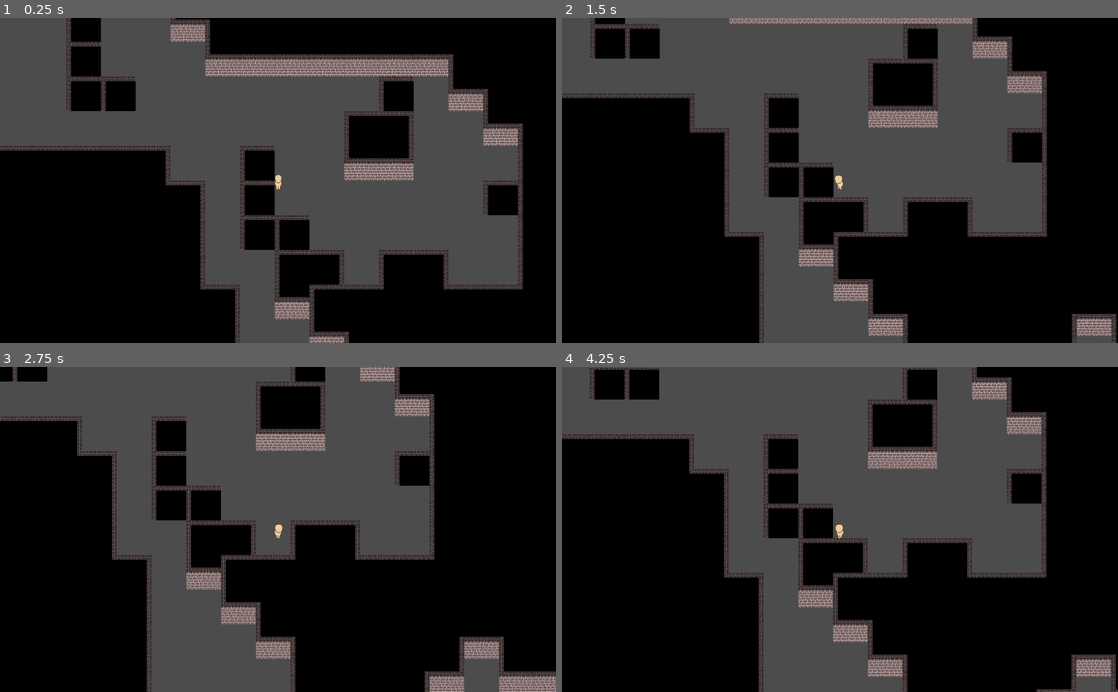
Above: before the commit, frames 1-4 (two rows, left to right).
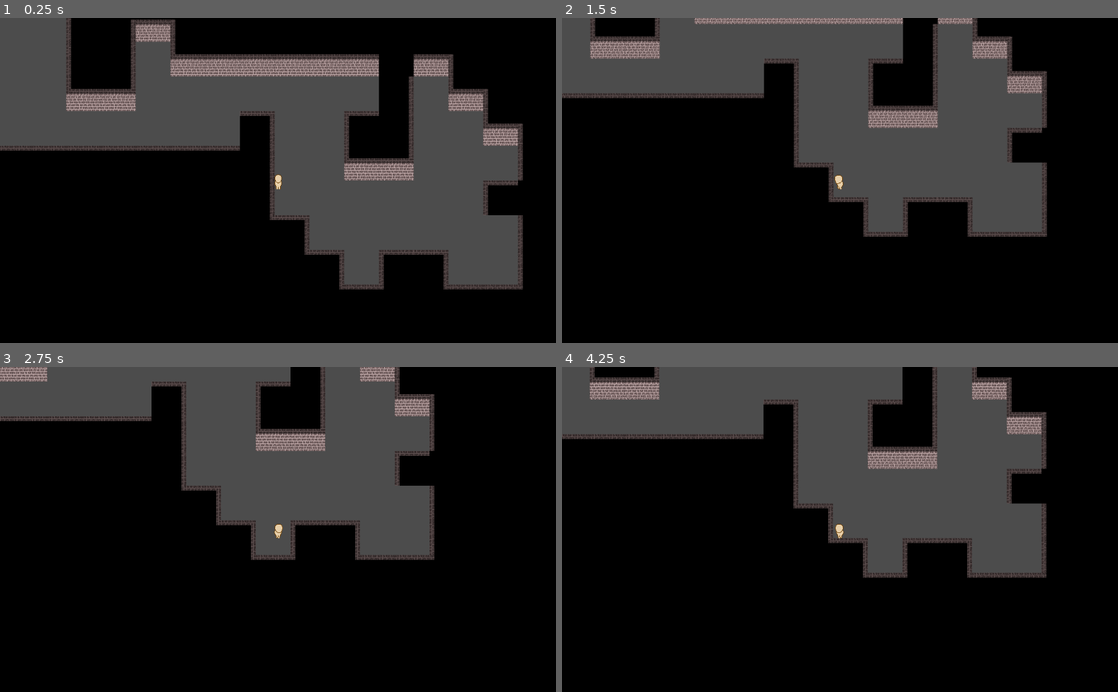
Above: after the commit, the same moments.

Repository: Overamigos/A-Dungeon-and-no-Dragon
Game: Godot game, scene res://colworld.tscn
The game is run twice, just before and just after one commit, with the same random seed, the same clock (stepped at 60 frames per second) and the same inputs.
Inputs:
- Up to frame 1 (0.25 s): no input
- Up to frame 2 (1.5 s): tap Enter at 0.5 s; hold Right (move_right) 0.53-1.28 s; hold Down (move_bottom) 0.53-1.28 s; hold Left (move_left) from 1.28 s (still down); tap Down (move_bottom) at 1.35 s
- Up to frame 3 (2.75 s): tap Space at 2 s; release Left (move_left) at 2.03 s; hold Right (move_right) from 2.03 s (still down); hold Down (move_bottom) from 2.03 s (still down)
- Up to frame 4 (4.25 s): release Right (move_right) at 2.78 s; release Down (move_bottom) at 2.78 s; hold Up (move_up) 2.78-3.53 s; tap Down (move_bottom) at 2.85 s; hold Left (move_left) from 3.53 s (still down); hold Down (move_bottom) from 3.53 s (still down)

The runs differ from the first frame. In frame 1, 13% of the frame differs, in the area x 11-95%, y 0-100%; in frame 2, 15%; in frame 3, 18%, in the area x 0-100%, y 0-100%; in frame 4, 16%.

Commit message:
Fixed autotile

Diff:
--- a/TileMap.gd
+++ b/TileMap.gd
@@ -11,7 +11,7 @@
 	var i = 0
 	var j = 0
 	var rng = RandomNumberGenerator.new()
-	var numberOfSpaces = 1000
+	var numberOfSpaces = 100
 
 	while numberOfSpaces >= 0:
 		if(get_cell(i,j) != -1):
--- a/assets/tileset/brick_wall.tres
+++ b/assets/tileset/brick_wall.tres
@@ -57,8 +57,8 @@
 0/modulate = Color( 1, 1, 1, 1 )
 0/region = Rect2( 0, 0, 256, 256 )
 0/tile_mode = 1
-0/autotile/bitmask_mode = 0
-0/autotile/bitmask_flags = [ Vector2( 0, 0 ), 256, Vector2( 0, 1 ), 260, Vector2( 0, 2 ), 4, Vector2( 0, 3 ), 325, Vector2( 1, 0 ), 320, Vector2( 1, 1 ), 325, Vector2( 1, 2 ), 5, Vector2( 2, 0 ), 64, Vector2( 2, 1 ), 65, Vector2( 2, 2 ), 1, Vector2( 2, 3 ), 325, Vector2( 3, 0 ), 69, Vector2( 3, 1 ), 321, Vector2( 3, 2 ), 261, Vector2( 3, 3 ), 324 ]
+0/autotile/bitmask_mode = 2
+0/autotile/bitmask_flags = [ Vector2( 0, 0 ), 432, Vector2( 0, 1 ), 438, Vector2( 0, 2 ), 54, Vector2( 0, 3 ), 511, Vector2( 1, 0 ), 509, Vector2( 1, 2 ), 383, Vector2( 1, 3 ), 16, Vector2( 2, 0 ), 216, Vector2( 2, 1 ), 219, Vector2( 2, 2 ), 27, Vector2( 2, 3 ), 511, Vector2( 3, 0 ), 255, Vector2( 3, 1 ), 507, Vector2( 3, 2 ), 447, Vector2( 3, 3 ), 510 ]
 0/autotile/icon_coordinate = Vector2( 0, 0 )
 0/autotile/tile_size = Vector2( 64, 64 )
 0/autotile/spacing = 0
